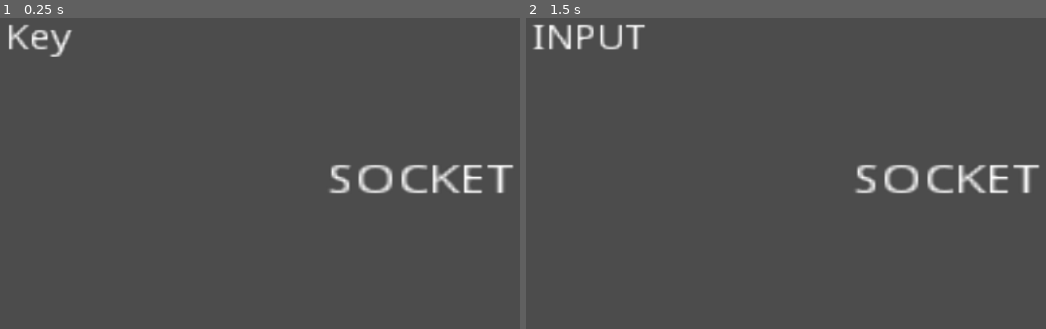
Above: before the commit, frames 1-2 (left to right).
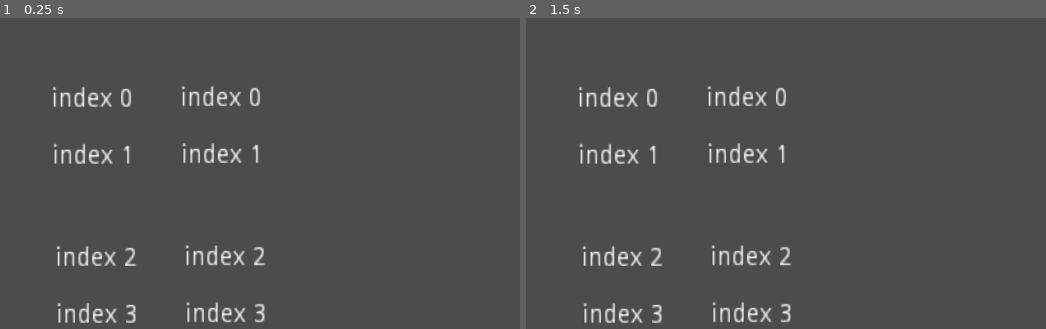
Above: after the commit, the same moments.

Repository: devnull-tech/SwitchLanController-Client
Game: Godot game, scene res://main.tscn
Two runs of this game, one before a commit and one after it. Both use one fixed random seed, a clock stepped at 60 frames per second and the inputs below.
Inputs:
- Up to frame 1 (0.25 s): no input
- Up to frame 2 (1.5 s): tap Enter (ui_accept, bound only before the commit) at 0.5, 0.77, 1.07, 1.25 s; hold L (a, bound only after the commit) 0.53-1.28 s; tap K (b, bound only after the commit) at 0.8, 1.35 s

The runs differ from the first frame. In frame 1, 4.9% of the frame differs, in the area x 1-99%, y 1-99%; in frame 2, 5.2%.

Commit message:
Feature: Mapear controles digitales y analógicos

Diff:
--- a/main.gd
+++ b/main.gd
@@ -4,7 +4,8 @@
 var _client = WebSocketClient.new()
 var request: Dictionary = {
 	"action": "",
-	"is_pressed": false
+	"is_pressed": false,
+	"analog_value": 0.0
 }
 
 func _ready():
@@ -12,29 +13,84 @@
 	_client.connect("connection_error", self, "_closed")
 	_client.connect("connection_established", self, "_connected")
 	_client.connect("data_received", self, "_on_data")
-
 	var err = _client.connect_to_url(server_url)
 	if err != OK:
-		print("Unable to connect")
 		set_process(false)
 
 func _closed(was_clean = false):
-	print("Closed, clean: ", was_clean)
+	if not was_clean:
+		$log.text += "[!] Connection closed\n"
 	set_process(false)
 
-func _connected(proto = ""):
-	print("Connected")
-	_client.get_peer(1).put_packet("\r\nTest packet".to_utf8())
+func _connected(_proto = ""):
+	$log.text += "[+] Connected\n"
 
 func _on_data():
-	var data = _client.get_peer(1).get_packet().get_string_from_utf8()
-	$Label2.text = data
-	print("Got data from server: ", data)
+	$log.text += "[*] Server said something \n"
 
-func _process(delta):
+func _process(_delta):
 	_client.poll()
 
+func send_request():
+	var json_string: String = JSON.print(request)
+	$log.text += "[*] Sended "+json_string+"\n"
+	_client.get_peer(1).put_packet(json_string.to_utf8())
+
 func _input(event):
-	if event.is_action("ui_accept"):
-		$Label.text = "INPUT"
-		#var pressed = event.pressed
+	var is_valid = false
+	if event is InputEventJoypadMotion:
+		request.action = "axis"+str(event.axis)
+		request.analog_value = event.axis_value
+		is_valid = true
+	if event.is_action_pressed("a") or event.is_action_released("a"):
+		request.action = "a"
+		is_valid = true
+	if event.is_action_pressed("b") or event.is_action_released("b"):
+		request.action = "b"
+		is_valid = true
+	if event.is_action_pressed("x") or event.is_action_released("x"):
+		request.action = "x"
+		is_valid = true
+	if event.is_action_pressed("y") or event.is_action_released("y"):
+		request.action = "y"
+		is_valid = true
+	if event.is_action_pressed("digital_u") or event.is_action_released("digital_u"):
+		request.action = "du"
+		is_valid = true
+	if event.is_action_pressed("digital_d") or event.is_action_released("digital_d"):
+		request.action = "dd"
+		is_valid = true
+	if event.is_action_pressed("digital_l") or event.is_action_released("digital_l"):
+		request.action = "dl"
+		is_valid = true
+	if event.is_action_pressed("digital_r") or event.is_action_released("digital_r"):
+		request.action = "dr"
+		is_valid = true
+	if event.is_action_pressed("l") or event.is_action_released("l"):
+		request.action = "l"
+		is_valid = true
+	if event.is_action_pressed("r") or event.is_action_released("r"):
+		request.action = "r"
+		is_valid = true
+	if event.is_action_pressed("zl") or event.is_action_released("zl"):
+		request.action = "zl"
+		is_valid = true
+	if event.is_action_pressed("zr") or event.is_action_released("zr"):
+		request.action = "zr"
+		is_valid = true
+	if event.is_action_pressed("l3") or event.is_action_released("l3"):
+		request.action = "l3"
+		is_valid = true
+	if event.is_action_pressed("r3") or event.is_action_released("r3"):
+		request.action = "r3"
+		is_valid = true
+	if event.is_action_pressed("start") or event.is_action_released("start"):
+		request.action = "start"
+		is_valid = true
+	if event.is_action_pressed("select") or event.is_action_released("select"):
+		request.action = "select"
+		is_valid = true
+	if is_valid:
+		if not request.action.begins_with("axis"):
+			request.is_pressed = event.is_pressed()
+		send_request()
--- a/main.tscn
+++ b/main.tscn
@@ -7,18 +7,73 @@
 anchor_bottom = 1.0
 script = ExtResource( 1 )
 
+[node name="log" type="RichTextLabel" parent="."]
+visible = false
+margin_left = 61.0
+margin_top = 23.0
+margin_right = 975.0
+margin_bottom = 572.0
+
 [node name="Label" type="Label" parent="."]
-margin_left = 43.0001
-margin_top = 32.0
-margin_right = 83.0001
-margin_bottom = 46.0
-rect_scale = Vector2( 3.64, 3.24 )
-text = "Key"
+margin_left = 102.0
+margin_top = 115.0
+margin_right = 149.0
+margin_bottom = 129.0
+rect_scale = Vector2( 2.21355, 2.38886 )
+text = "index 0"
 
 [node name="Label2" type="Label" parent="."]
-margin_left = 454.0
-margin_top = 211.0
-margin_right = 502.0
-margin_bottom = 225.0
-rect_scale = Vector2( 4.99071, 3.72294 )
-text = "SOCKET"
+margin_left = 103.0
+margin_top = 188.0
+margin_right = 150.0
+margin_bottom = 202.0
+rect_scale = Vector2( 2.21355, 2.38886 )
+text = "index 1"
+
+[node name="Label3" type="Label" parent="."]
+margin_left = 107.0
+margin_top = 319.0
+margin_right = 154.0
+margin_bottom = 333.0
+rect_scale = Vector2( 2.21355, 2.38886 )
+text = "index 2"
+
+[node name="Label4" type="Label" parent="."]
+margin_left = 108.0
+margin_top = 392.0
+margin_right = 155.0
+margin_bottom = 406.0
+rect_scale = Vector2( 2.21355, 2.38886 )
+text = "index 3"
+
+[node name="V0" type="Label" parent="."]
+margin_left = 267.0
+margin_top = 114.0
+margin_right = 586.0
+margin_bottom = 128.0
+rect_scale = Vector2( 2.21355, 2.38886 )
+text = "index 0"
+
+[node name="V1" type="Label" parent="."]
+margin_left = 268.0
+margin_top = 187.0
+margin_right = 586.0
+margin_bottom = 201.0
+rect_scale = Vector2( 2.21355, 2.38886 )
+text = "index 1"
+
+[node name="V2" type="Label" parent="."]
+margin_left = 272.0
+margin_top = 318.0
+margin_right = 597.0
+margin_bottom = 332.0
+rect_scale = Vector2( 2.21355, 2.38886 )
+text = "index 2"
+
+[node name="V3" type="Label" parent="."]
+margin_left = 273.0
+margin_top = 391.0
+margin_right = 601.0
+margin_bottom = 405.0
+rect_scale = Vector2( 2.21355, 2.38886 )
+text = "index 3"
--- a/project.godot
+++ b/project.godot
@@ -7,34 +7,6 @@
 ;   param=value ; assign values to parameters
 
 config_version=4
-
-_global_script_classes=[ {
-"base": "HBoxContainer",
-"class": "ContributorClass",
-"language": "GDScript",
-"path": "res://addons/github-integration/scripts/ContributorClass.gd"
-}, {
-"base": "PanelContainer",
-"class": "GistItem",
-"language": "GDScript",
-"path": "res://addons/github-integration/scripts/GistItem.gd"
-}, {
-"base": "HBoxContainer",
-"class": "InvitationItem",
-"language": "GDScript",
-"path": "res://addons/github-integration/scripts/InvitationItem.gd"
-}, {
-"base": "PanelContainer",
-"class": "RepositoryItem",
-"language": "GDScript",
-"path": "res://addons/github-integration/scripts/RepositoryItem.gd"
-} ]
-_global_script_class_icons={
-"ContributorClass": "",
-"GistItem": "",
-"InvitationItem": "",
-"RepositoryItem": ""
-}
 
 [application]
 
@@ -52,10 +24,140 @@
 
 [input]
 
-analog_L_left={
+ui_accept={
 "deadzone": 0.5,
-"events": [ Object(InputEventJoypadMotion,"resource_local_to_scene":false,"resource_name":"","device":0,"axis":0,"axis_value":-1.0,"script":null)
-, Object(InputEventKey,"resource_local_to_scene":false,"resource_name":"","device":0,"alt":false,"shift":false,"control":false,"meta":false,"command":false,"pressed":false,"scancode":65,"physical_scancode":0,"unicode":0,"echo":false,"script":null)
+"events": [  ]
+}
+ui_select={
+"deadzone": 0.5,
+"events": [  ]
+}
+ui_cancel={
+"deadzone": 0.5,
+"events": [  ]
+}
+ui_focus_next={
+"deadzone": 0.5,
+"events": [  ]
+}
+ui_focus_prev={
+"deadzone": 0.5,
+"events": [  ]
+}
+ui_left={
+"deadzone": 0.5,
+"events": [  ]
+}
+ui_right={
+"deadzone": 0.5,
+"events": [  ]
+}
+ui_up={
+"deadzone": 0.5,
+"events": [  ]
+}
+ui_down={
+"deadzone": 0.5,
+"events": [  ]
+}
+ui_page_up={
+"deadzone": 0.5,
+"events": [  ]
+}
+ui_page_down={
+"deadzone": 0.5,
+"events": [  ]
+}
+ui_home={
+"deadzone": 0.5,
+"events": [  ]
+}
+ui_end={
+"deadzone": 0.5,
+"events": [  ]
+}
+a={
+"deadzone": 0.5,
+"events": [ Object(InputEventJoypadButton,"resource_local_to_scene":false,"resource_name":"","device":0,"button_index":1,"pressure":0.0,"pressed":false,"script":null)
+, Object(InputEventKey,"resource_local_to_scene":false,"resource_name":"","device":0,"alt":false,"shift":false,"control":false,"meta":false,"command":false,"pressed":false,"scancode":0,"physical_scancode":76,"unicode":0,"echo":false,"script":null)
+ ]
+}
+b={
+"deadzone": 0.5,
+"events": [ Object(InputEventJoypadButton,"resource_local_to_scene":false,"resource_name":"","device":0,"button_index":0,"pressure":0.0,"pressed":false,"script":null)
+, Object(InputEventKey,"resource_local_to_scene":false,"resource_name":"","device":0,"alt":false,"shift":false,"control":false,"meta":false,"command":false,"pressed":false,"scancode":0,"physical_scancode":75,"unicode":0,"echo":false,"script":null)
+ ]
+}
+x={
+"deadzone": 0.5,
+"events": [ Object(InputEventJoypadButton,"resource_local_to_scene":false,"resource_name":"","device":0,"button_index":3,"pressure":0.0,"pressed":false,"script":null)
+, Object(InputEventKey,"resource_local_to_scene":false,"resource_name":"","device":0,"alt":false,"shift":false,"control":false,"meta":false,"command":false,"pressed":false,"scancode":0,"physical_scancode":73,"unicode":0,"echo":false,"script":null)
+ ]
+}
+y={
+"deadzone": 0.5,
+"events": [ Object(InputEventJoypadButton,"resource_local_to_scene":false,"resource_name":"","device":0,"button_index":2,"pressure":0.0,"pressed":false,"script":null)
+, Object(InputEventKey,"resource_local_to_scene":false,"resource_name":"","device":0,"alt":false,"shift":false,"control":false,"meta":false,"command":false,"pressed":false,"scancode":0,"physical_scancode":74,"unicode":0,"echo":false,"script":null)
+ ]
+}
+digital_u={
+"deadzone": 0.5,
+"events": [ Object(InputEventJoypadButton,"resource_local_to_scene":false,"resource_name":"","device":0,"button_index":12,"pressure":0.0,"pressed":false,"script":null)
+ ]
+}
+digital_d={
+"deadzone": 0.5,
+"events": [ Object(InputEventJoypadButton,"resource_local_to_scene":false,"resource_name":"","device":0,"button_index":13,"pressure":0.0,"pressed":false,"script":null)
+ ]
+}
+digital_l={
+"deadzone": 0.5,
+"events": [ Object(InputEventJoypadButton,"resource_local_to_scene":false,"resource_name":"","device":0,"button_index":14,"pressure":0.0,"pressed":false,"script":null)
+ ]
+}
+digital_r={
+"deadzone": 0.5,
+"events": [ Object(InputEventJoypadButton,"resource_local_to_scene":false,"resource_name":"","device":0,"button_index":15,"pressure":0.0,"pressed":false,"script":null)
+ ]
+}
+l={
+"deadzone": 0.5,
+"events": [ Object(InputEventJoypadButton,"resource_local_to_scene":false,"resource_name":"","device":0,"button_index":4,"pressure":0.0,"pressed":false,"script":null)
+ ]
+}
+r={
+"deadzone": 0.5,
+"events": [ Object(InputEventJoypadButton,"resource_local_to_scene":false,"resource_name":"","device":0,"button_index":5,"pressure":0.0,"pressed":false,"script":null)
+ ]
+}
+zl={
+"deadzone": 0.5,
+"events": [ Object(InputEventJoypadButton,"resource_local_to_scene":false,"resource_name":"","device":0,"button_index":6,"pressure":0.0,"pressed":false,"script":null)
+ ]
+}
+zr={
+"deadzone": 0.5,
+"events": [ Object(InputEventJoypadButton,"resource_local_to_scene":false,"resource_name":"","device":0,"button_index":7,"pressure":0.0,"pressed":false,"script":null)
+ ]
+}
+l3={
+"deadzone": 0.5,
+"events": [ Object(InputEventJoypadButton,"resource_local_to_scene":false,"resource_name":"","device":0,"button_index":8,"pressure":0.0,"pressed":false,"script":null)
+ ]
+}
+r3={
+"deadzone": 0.5,
+"events": [ Object(InputEventJoypadButton,"resource_local_to_scene":false,"resource_name":"","device":0,"button_index":9,"pressure":0.0,"pressed":false,"script":null)
+ ]
+}
+start={
+"deadzone": 0.5,
+"events": [ Object(InputEventJoypadButton,"resource_local_to_scene":false,"resource_name":"","device":0,"button_index":11,"pressure":0.0,"pressed":false,"script":null)
+ ]
+}
+select={
+"deadzone": 0.5,
+"events": [ Object(InputEventJoypadButton,"resource_local_to_scene":false,"resource_name":"","device":0,"button_index":10,"pressure":0.0,"pressed":false,"script":null)
  ]
 }
 
Not shown, changed: export/SwitchLanController-Client.pck
